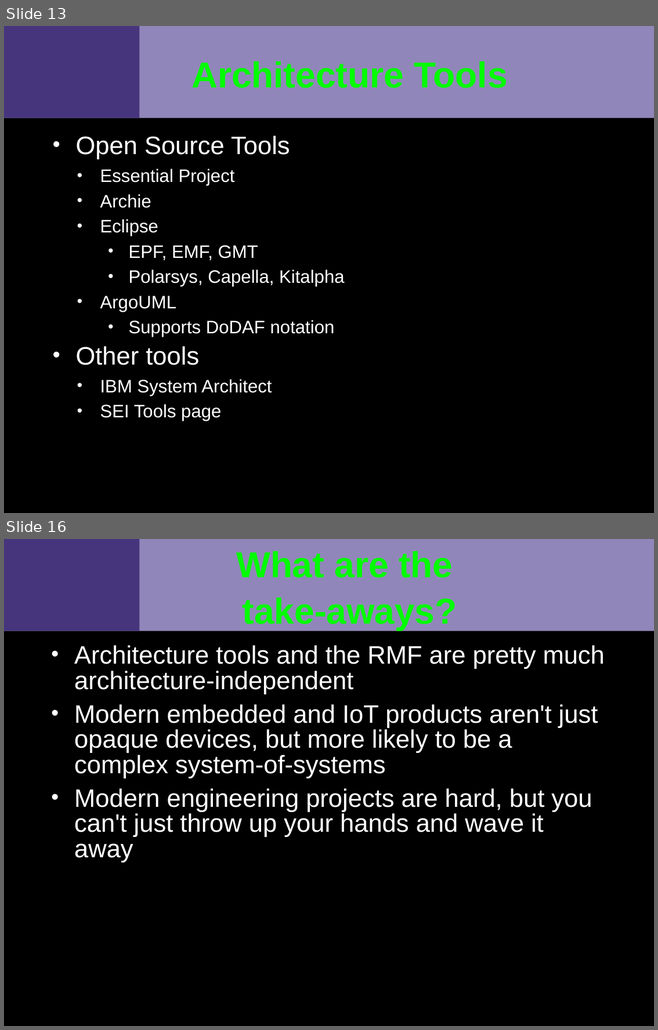
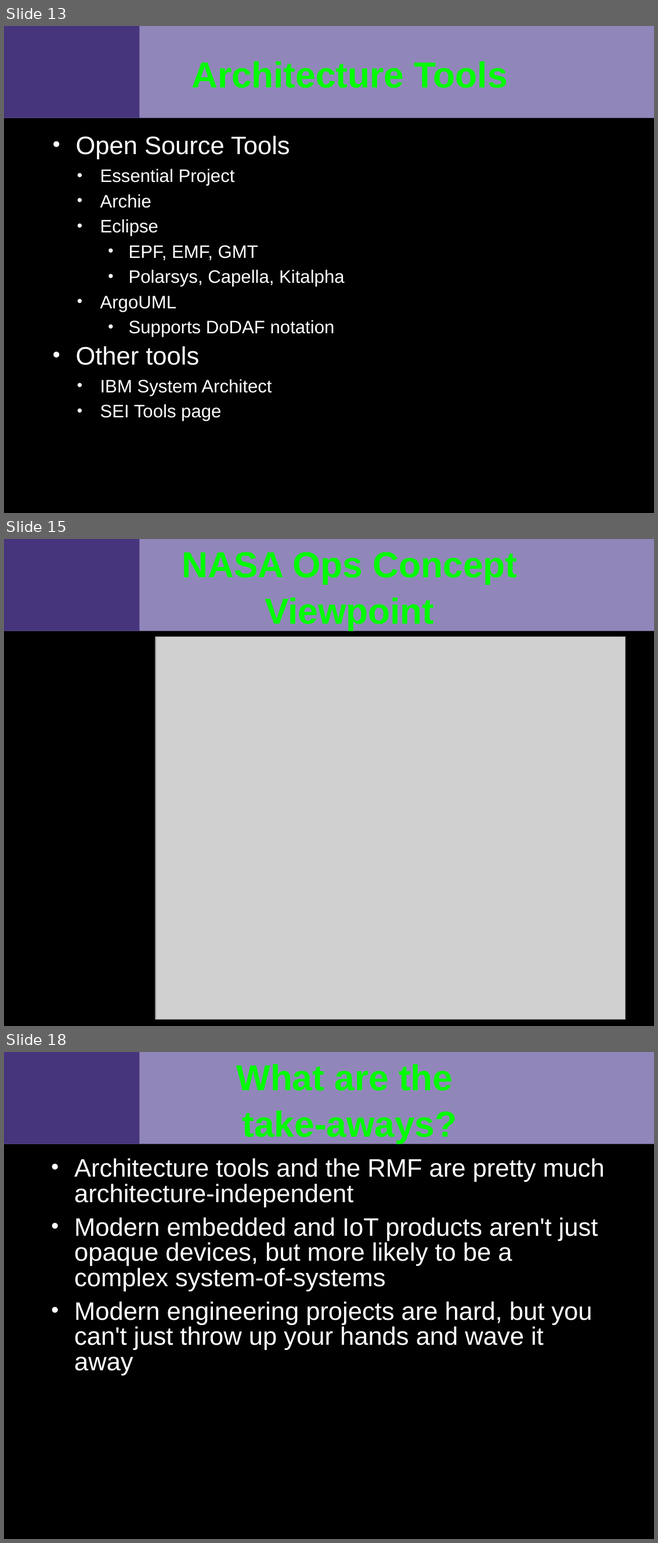
Before and after one commit to VCTLabs/elc2015-presentations, a slide deck: security_IoT/security_assessment_slides.odp. Shown one above the other, each under a label of ours: slides 13 and 16 before the commit, slides 13, 15 and 18 after it; the slides between them are not shown. The pictures are 658x1030 and 658x1543 pixels, drawn with LibreOffice and Linux fonts; fonts in the diff are those of the drawing; grey boxes stand for pictures; background and template pictures are left out. Boxes give left, top, right and bottom in pixels: in the first picture for what was removed or moved away, otherwise in the second. Text is boxed around its words. In the diff, an @@ line names an element or a change of style, - is before the commit and + after.

```diff
--- a/security_IoT/security_assessment_slides.odp
+++ b/security_IoT/security_assessment_slides.odp
@@ slide 15 added at <box>4,539,654,1026</box>, background #000000; not listed: 2 template elements that a slide beside it also shows @@
@@ title added at <box>182,552,517,630</box>, 40 pt, text #00FF00, bold @@
+NASA Ops Concept Viewpoint
@@ picture added at <box>155,637,625,1020</box> @@
@@ what was slide 16 is now slide 18 @@
```
Also in this commit, not shown: 1 slide changed, 2 other slides added, 1 slide removed, 1 other file.
